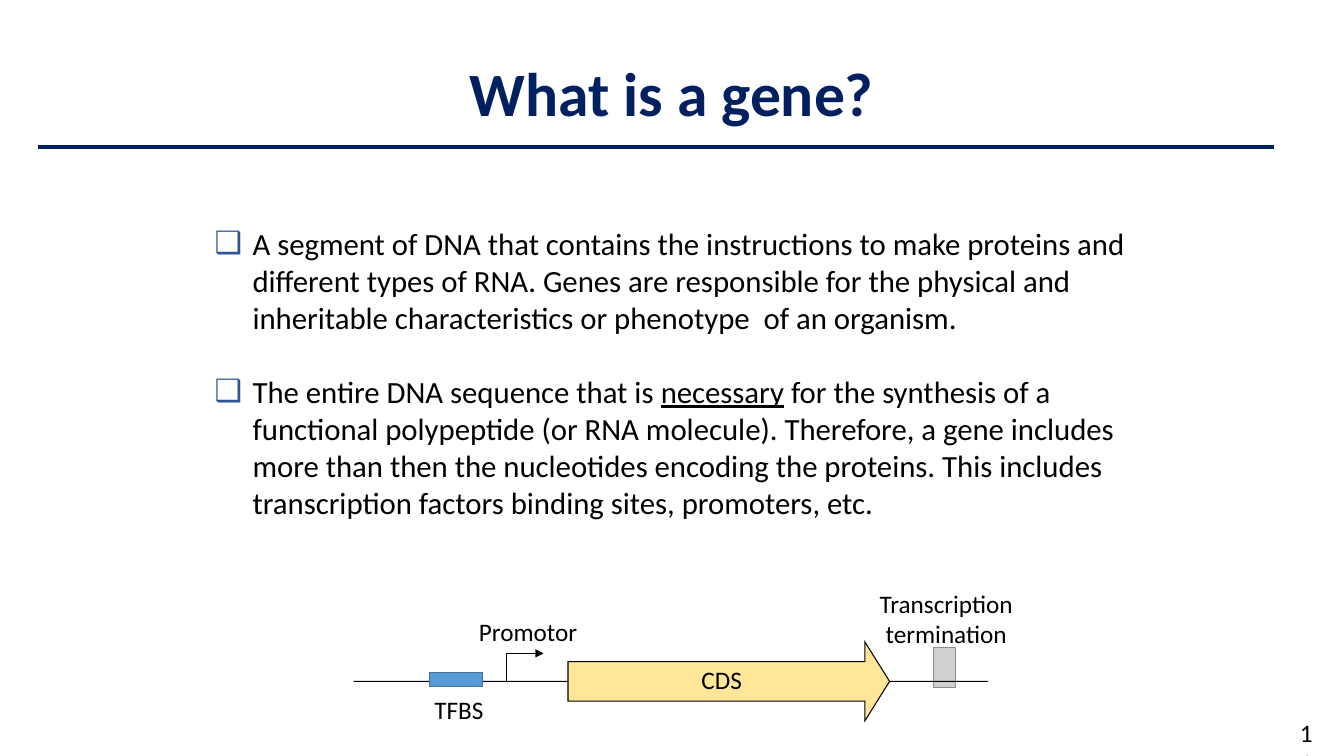
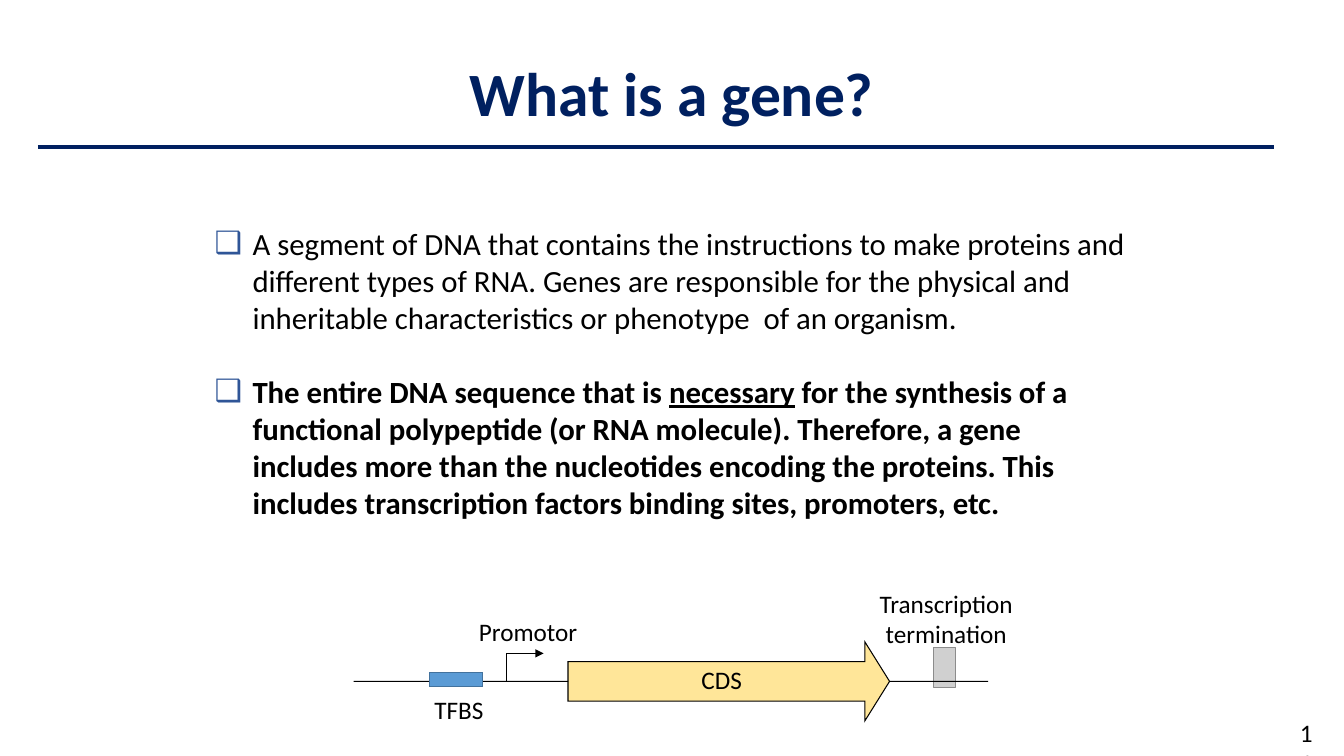
Before and after one commit to luna5124/BIMM185, a slide deck: slide 11 of Week6/Week6session1.pptx. Drawn at 1344x756 pixels with LibreOffice and Linux fonts; fonts in the diff are those of the drawing; grey boxes stand for pictures. Boxes give left, top, right and bottom in pixels: in the first picture for what was removed or moved away, otherwise in the second. Text is boxed around its words. In the diff, an @@ line names an element or a change of style, - is before the commit and + after.

```diff
--- a/Week6/Week6session1.pptx
+++ b/Week6/Week6session1.pptx
@@ text at [253,381,1067,520]: text changed; bold on @@
-❑ The entire DNA sequence that is necessary for the synthesis of a functional polypeptide (or RNA molecule). Therefore, a gene includes more than then the nucleotides encoding the proteins. This includes transcription factors binding sites, promoters, etc.
+❑ The entire DNA sequence that is necessary for the synthesis of a functional polypeptide (or RNA molecule). Therefore, a gene includes more than the nucleotides encoding the proteins. This includes transcription factors binding sites, promoters, etc.
```
Also in this commit, not shown: 1 other file.
